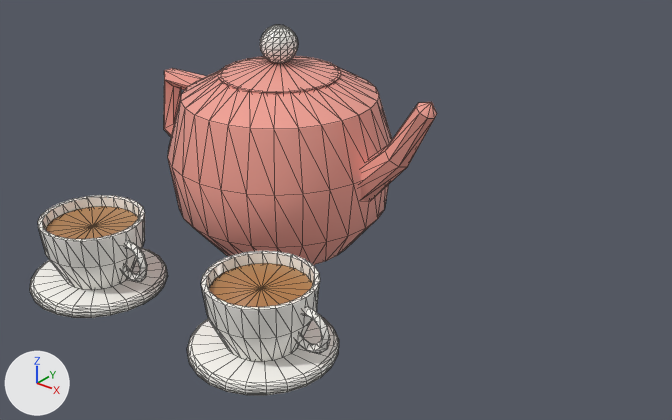
Before and after pictures for a commit that changed the glTF model art/models/tea_set.glb.
Rendered twice from a 50 mm lens placed at (0.414, -0.455, 0.318), pointed at (0.065, -0.02, 0.049). Arrows for +X, +Y and +Z are at lower left; the lights stay in place. The first picture is the older version. Mesh edges are drawn as thin lines. Vertices at exactly the same position are counted once.

Objects in the first picture: 'tea_set'.
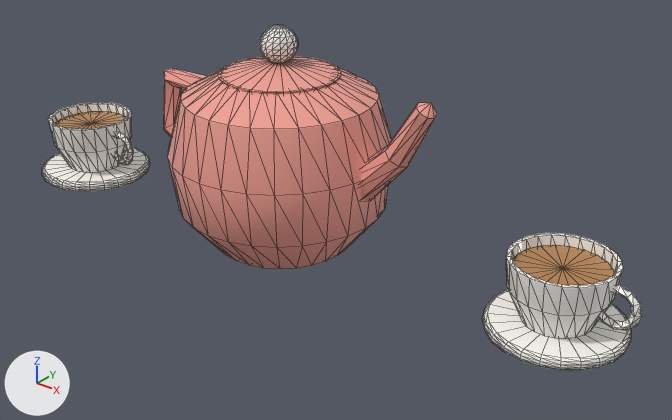
Changed parts and their boxes [x1, y1, x2, y2] in the pictures (672 x 420 px; the box of a moved part takes in the faces that stretch with it):
'tea_set', reshaped (47% wider, 7% shorter)
    before: [30, 25, 437, 395]
    after: [42, 25, 642, 370]
part 1 of me_tea_set, moved or reshaped
    before: [30, 195, 167, 318]
    after: [42, 102, 150, 191]
part 2 of me_tea_set, moved or reshaped
    before: [121, 240, 147, 282]
    after: [113, 131, 133, 165]
part 3 of me_tea_set, moved or reshaped
    before: [187, 251, 339, 395]
    after: [482, 233, 631, 370]
part 4 of me_tea_set, moved or reshaped
    before: [295, 306, 330, 354]
    after: [600, 285, 642, 331]
part 5 of me_tea_set, moved or reshaped
    before: [46, 206, 138, 239]
    after: [55, 111, 126, 129]
part 6 of me_tea_set, moved or reshaped
    before: [209, 263, 312, 307]
    after: [513, 245, 614, 285]

Edits to the bpy script that builds the scene:
```text
Change me_tea_set:
    used by ob_tea_set; location = (0.0, 0.0, 0.0)
    remove me_tea_set.from_pydata(...)  # 1082 vertices, 2114 faces; spans x -0.121..0.141, y -0.175..0.08, z 0.0..0.158
    add me_tea_set.from_pydata(...)  # 1082 vertices, 2114 faces; spans x -0.25..0.266, y -0.08..0.08, z 0.0..0.158
    me_tea_set part 1: the loose piece of 257 vertices spanning x -0.095..-0.005, y -0.175..-0.085, z 0.0..0.05 is moved by (-0.155, 0.12, 0.0)
    me_tea_set part 2: the loose piece of 48 vertices spanning x -0.029..0.001, y -0.133..-0.127, z 0.015..0.045 is moved by (-0.155, 0.12, 0.0)
    me_tea_set part 3: the loose piece of 257 vertices spanning x 0.045..0.135, y -0.165..-0.075, z 0.0..0.05 is moved by (0.125, 0.13, 0.0)
    me_tea_set part 4: the loose piece of 48 vertices spanning x 0.111..0.141, y -0.123..-0.117, z 0.015..0.045 is moved by (0.125, 0.13, 0.0)
    me_tea_set part 5: the loose piece of 42 vertices spanning x -0.08..-0.02, y -0.16..-0.1, z 0.041..0.043 is moved by (-0.155, 0.12, 0.0)
    me_tea_set part 6: the loose piece of 42 vertices spanning x 0.06..0.12, y -0.15..-0.09, z 0.041..0.043 is moved by (0.125, 0.13, 0.0)
```
